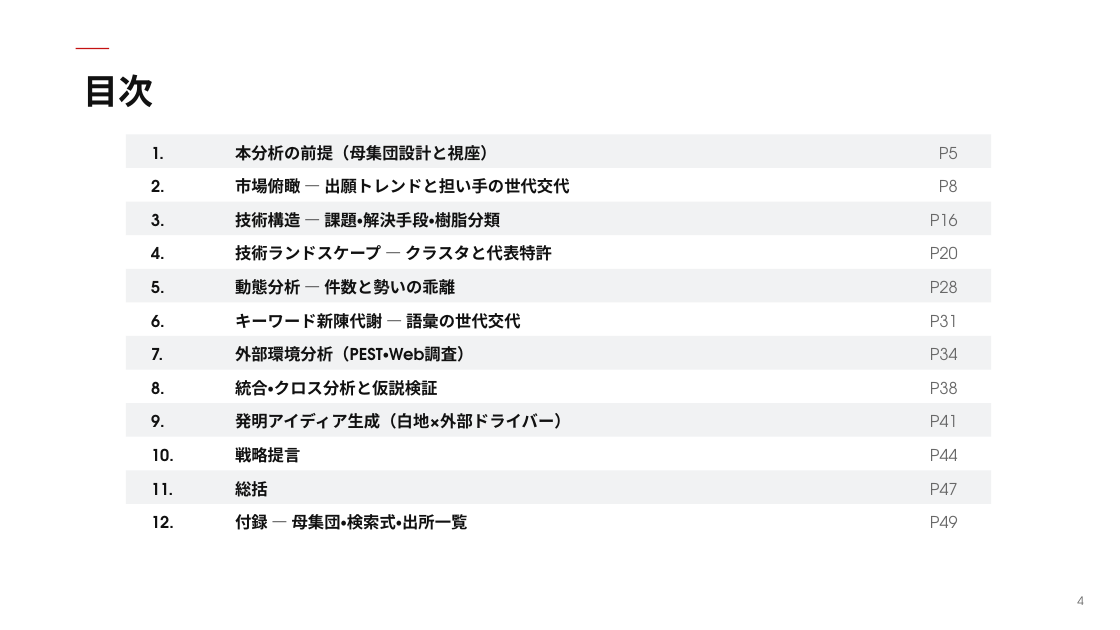
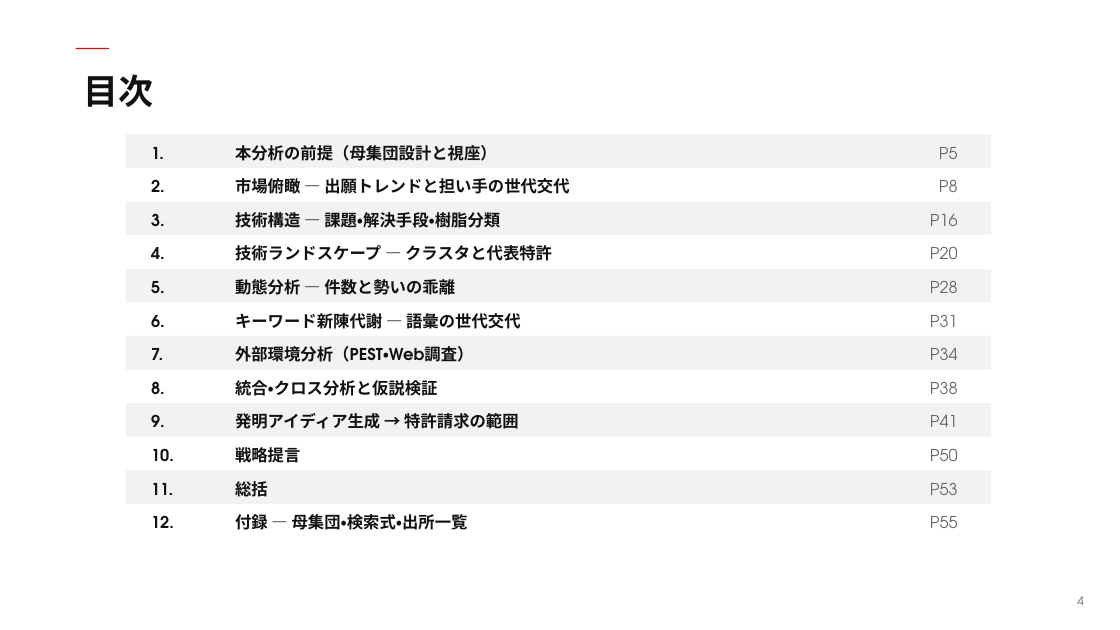
Before and after one commit to Rajahmal/apollo-patent-analysis, a slide deck: slide 4 of reports/apollo_report_20260614.pptx. Drawn at 1120x630 pixels with LibreOffice and Linux fonts; fonts in the diff are those of the drawing. Boxes give left, top, right and bottom in pixels: in the first picture for what was removed or moved away, otherwise in the second. Text is boxed around its words. In the diff, an @@ line names an element or a change of style, - is before the commit and + after.

```diff
--- a/reports/apollo_report_20260614.pptx
+++ b/reports/apollo_report_20260614.pptx
@@ text at [235,413,519,429]: text changed @@
-発明アイディア生成（白地×外部ドライバー）
+発明アイディア生成 → 特許請求の範囲
@@ text at [930,449,958,461]: text changed @@
-P44
+P50
@@ text at [930,483,958,495]: text changed @@
-P47
+P53
@@ text at [930,516,958,528]: text changed @@
-P49
+P55
```
Also in this commit, not shown: 9 other slides changed, 7 slides added, 2 slides removed, 1 other file.
